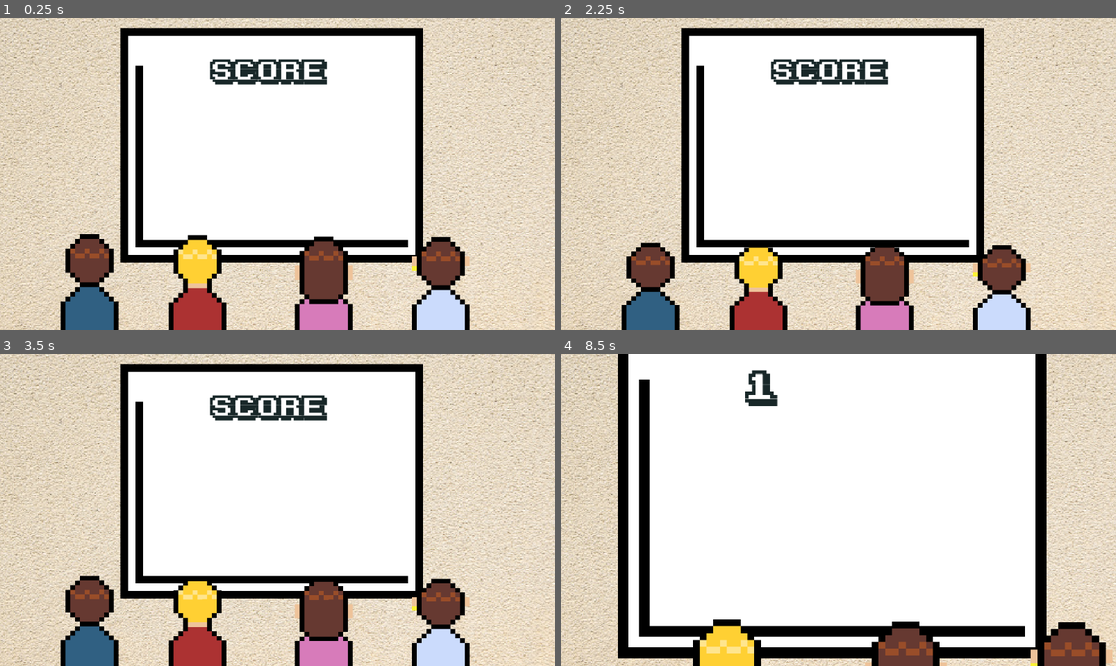
Above: before the commit, frames 1-4 (two rows, left to right).
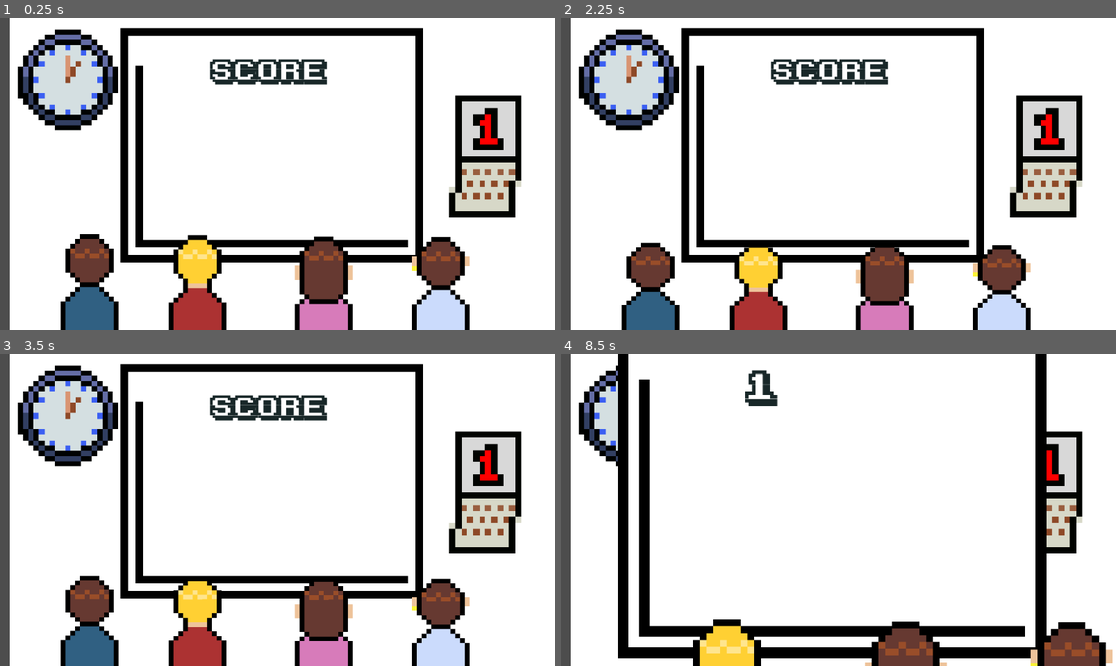
Above: after the commit, the same moments.

Repository: MartinLion1GDC/WarioWareICAN_ML_MD_KK
Game: Godot game, scene res://wario_ware_ican.tscn
Two runs of this game, one before a commit and one after it. Both use one fixed random seed, a clock stepped at 60 frames per second and the inputs below. This scene is started directly instead of the project's main scene.
Inputs:
- Up to frame 1 (0.25 s): no input
- Up to frame 2 (2.25 s): tap Enter (ui_accept) at 0.5, 0.77, 1.52 s; hold D (pressright) 0.53-2.03 s; tap Space (PolicierTurnAround) at 0.6, 2.1 s; tap P (spawn) at 1.35 s; hold A (pressleft) from 2.03 s (still down)
- Up to frame 3 (3.5 s): release A (pressleft) at 2.78 s; hold D (pressright) from 2.78 s (still down); tap P (spawn) at 2.85 s; tap Enter (ui_accept) at 3.02 s
- Up to frame 4 (8.5 s): tap Space (PolicierTurnAround) every 1.5 s from 3.6 to 8.1 s; tap Enter (ui_accept) at 3.77, 4.52, 6.02, 6.77, 7.25, 7.52 s; release D (pressright) at 4.28 s; hold A (pressleft) 4.28-5.03 s; tap P (spawn) at 4.35, 5.85, 7.35 s; hold D (pressright) 5.03-5.78 s; hold A (pressleft) 5.78-7.28 s; hold D (pressright) from 7.28 s (still down)

The runs differ from the first frame. In frame 1, 49% of the frame differs, in the area x 0-100%, y 0-100%; in frame 2, 49%; in frame 3, 49%; in frame 4, 22%.

Commit message:
la scène de pizzyolo

Diff:
--- a/WariowareICAN/Jeux/pizza_yolocharacter.tscn
+++ b/WariowareICAN/Jeux/pizza_yolocharacter.tscn
@@ -1,11 +1,14 @@
-[gd_scene load_steps=24 format=3 uid="uid://b2tlxvih1jqyf"]
+[gd_scene load_steps=47 format=3 uid="uid://b2tlxvih1jqyf"]
 
 [ext_resource type="Script" path="res://Jeux/pizzayolocharacter.gd" id="1_feyxn"]
 [ext_resource type="Script" path="res://Jeux/pizza_yoloJeu.gd" id="1_nqa1h"]
-[ext_resource type="Texture2D" uid="uid://cb4xohr6s44ji" path="res://AnimationFolder/decord_pizzaiolo.png" id="2_rj1bn"]
 [ext_resource type="Texture2D" uid="uid://cx6l6ut07e0or" path="res://AnimationFolder/PizzaYolo/Pizzaiolo-Sheet.png" id="3_a8ymx"]
+[ext_resource type="Texture2D" uid="uid://sbwqt4b11x1c" path="res://décor.png" id="3_oxuyq"]
 [ext_resource type="Texture2D" uid="uid://cu7c2sf6vd5ae" path="res://AnimationFolder/PizzaYolo/Pizza-Sheet.png" id="4_jqn7e"]
 [ext_resource type="PackedScene" uid="uid://bqbac1ikd524p" path="res://texte.tscn" id="5_748ug"]
+[ext_resource type="Texture2D" uid="uid://dctrnuwn3ve23" path="res://AnimationFolder/PizzaYolo/LETTRE Q-Sheet.png" id="7_d7mu1"]
+[ext_resource type="Texture2D" uid="uid://c4wdw7ktr1h1n" path="res://AnimationFolder/PizzaYolo/LETTRE D-Sheet.png" id="8_kwn7p"]
+[ext_resource type="Texture2D" uid="uid://ddoi2rwijgbcu" path="res://AnimationFolder/comptoir.png" id="9_2l8m7"]
 
 [sub_resource type="AtlasTexture" id="AtlasTexture_kt2bp"]
 atlas = ExtResource("3_a8ymx")
@@ -99,14 +102,156 @@
 [sub_resource type="RectangleShape2D" id="RectangleShape2D_6rmol"]
 size = Vector2(1241, 29)
 
+[sub_resource type="AtlasTexture" id="AtlasTexture_0y6k6"]
+atlas = ExtResource("7_d7mu1")
+region = Rect2(0, 0, 48, 48)
+
+[sub_resource type="AtlasTexture" id="AtlasTexture_45cwb"]
+atlas = ExtResource("7_d7mu1")
+region = Rect2(48, 0, 48, 48)
+
+[sub_resource type="AtlasTexture" id="AtlasTexture_bgfnu"]
+atlas = ExtResource("7_d7mu1")
+region = Rect2(96, 0, 48, 48)
+
+[sub_resource type="AtlasTexture" id="AtlasTexture_76pxu"]
+atlas = ExtResource("7_d7mu1")
+region = Rect2(144, 0, 48, 48)
+
+[sub_resource type="AtlasTexture" id="AtlasTexture_x2i0n"]
+atlas = ExtResource("7_d7mu1")
+region = Rect2(192, 0, 48, 48)
+
+[sub_resource type="AtlasTexture" id="AtlasTexture_vrsc5"]
+atlas = ExtResource("7_d7mu1")
+region = Rect2(240, 0, 48, 48)
+
+[sub_resource type="AtlasTexture" id="AtlasTexture_6dvx1"]
+atlas = ExtResource("8_kwn7p")
+region = Rect2(0, 0, 48, 48)
+
+[sub_resource type="AtlasTexture" id="AtlasTexture_eh1qh"]
+atlas = ExtResource("8_kwn7p")
+region = Rect2(48, 0, 48, 48)
+
+[sub_resource type="AtlasTexture" id="AtlasTexture_e1l4k"]
+atlas = ExtResource("8_kwn7p")
+region = Rect2(96, 0, 48, 48)
+
+[sub_resource type="AtlasTexture" id="AtlasTexture_8uopn"]
+atlas = ExtResource("8_kwn7p")
+region = Rect2(144, 0, 48, 48)
+
+[sub_resource type="AtlasTexture" id="AtlasTexture_4sg2c"]
+atlas = ExtResource("8_kwn7p")
+region = Rect2(192, 0, 48, 48)
+
+[sub_resource type="AtlasTexture" id="AtlasTexture_wbmw8"]
+atlas = ExtResource("8_kwn7p")
+region = Rect2(240, 0, 48, 48)
+
+[sub_resource type="SpriteFrames" id="SpriteFrames_vnxp8"]
+animations = [{
+"frames": [{
+"duration": 1.0,
+"texture": SubResource("AtlasTexture_0y6k6")
+}, {
+"duration": 1.0,
+"texture": SubResource("AtlasTexture_45cwb")
+}, {
+"duration": 1.0,
+"texture": SubResource("AtlasTexture_bgfnu")
+}, {
+"duration": 1.0,
+"texture": SubResource("AtlasTexture_76pxu")
+}, {
+"duration": 1.0,
+"texture": SubResource("AtlasTexture_x2i0n")
+}, {
+"duration": 1.0,
+"texture": SubResource("AtlasTexture_vrsc5")
+}, {
+"duration": 1.0,
+"texture": SubResource("AtlasTexture_6dvx1")
+}, {
+"duration": 1.0,
+"texture": SubResource("AtlasTexture_eh1qh")
+}, {
+"duration": 1.0,
+"texture": SubResource("AtlasTexture_e1l4k")
+}, {
+"duration": 1.0,
+"texture": SubResource("AtlasTexture_8uopn")
+}, {
+"duration": 1.0,
+"texture": SubResource("AtlasTexture_4sg2c")
+}, {
+"duration": 1.0,
+"texture": SubResource("AtlasTexture_wbmw8")
+}],
+"loop": true,
+"name": &"default",
+"speed": 5.0
+}]
+
+[sub_resource type="AtlasTexture" id="AtlasTexture_aprt8"]
+atlas = ExtResource("8_kwn7p")
+region = Rect2(0, 0, 48, 48)
+
+[sub_resource type="AtlasTexture" id="AtlasTexture_48k45"]
+atlas = ExtResource("8_kwn7p")
+region = Rect2(48, 0, 48, 48)
+
+[sub_resource type="AtlasTexture" id="AtlasTexture_o5370"]
+atlas = ExtResource("8_kwn7p")
+region = Rect2(96, 0, 48, 48)
+
+[sub_resource type="AtlasTexture" id="AtlasTexture_fgcu0"]
+atlas = ExtResource("8_kwn7p")
+region = Rect2(144, 0, 48, 48)
+
+[sub_resource type="AtlasTexture" id="AtlasTexture_0vxsi"]
+atlas = ExtResource("8_kwn7p")
+region = Rect2(192, 0, 48, 48)
+
+[sub_resource type="AtlasTexture" id="AtlasTexture_cq146"]
+atlas = ExtResource("8_kwn7p")
+region = Rect2(240, 0, 48, 48)
+
+[sub_resource type="SpriteFrames" id="SpriteFrames_xjyqm"]
+animations = [{
+"frames": [{
+"duration": 1.0,
+"texture": SubResource("AtlasTexture_aprt8")
+}, {
+"duration": 1.0,
+"texture": SubResource("AtlasTexture_48k45")
+}, {
+"duration": 1.0,
+"texture": SubResource("AtlasTexture_o5370")
+}, {
+"duration": 1.0,
+"texture": SubResource("AtlasTexture_fgcu0")
+}, {
+"duration": 1.0,
+"texture": SubResource("AtlasTexture_0vxsi")
+}, {
+"duration": 1.0,
+"texture": SubResource("AtlasTexture_cq146")
+}],
+"loop": true,
+"name": &"default",
+"speed": 5.0
+}]
+
 [node name="PizzaYolo" type="Node2D"]
 position = Vector2(547, -367)
 script = ExtResource("1_nqa1h")
 
-[node name="DecordPizzaiolo" type="Sprite2D" parent="."]
-position = Vector2(-530.743, 738)
-scale = Vector2(1.64425, 1.64425)
-texture = ExtResource("2_rj1bn")
+[node name="Décor" type="Sprite2D" parent="."]
+position = Vector2(-516, 613)
+scale = Vector2(1.59229, 1.59229)
+texture = ExtResource("3_oxuyq")
 
 [node name="CharacterBody2D" type="CharacterBody2D" parent="."]
 position = Vector2(-560.743, 735)
@@ -191,12 +336,11 @@
 [node name="TexteStartNode" parent="." instance=ExtResource("5_748ug")]
 
 [node name="Label" parent="TexteStartNode" index="0"]
-offset_left = -14.0
-offset_top = 174.0
-offset_right = 419.0
-offset_bottom = 369.0
-text = "Ne la Laisse
-pas Tomber"
+offset_left = -930.0
+offset_top = 252.0
+offset_right = -78.0
+offset_bottom = 447.0
+text = "Ne la Laisse pas Tomber"
 
 [node name="StaticBody2D" type="StaticBody2D" parent="."]
 
@@ -204,6 +348,25 @@
 position = Vector2(-514, 1274)
 shape = SubResource("RectangleShape2D_6rmol")
 
+[node name="Touche Q" type="AnimatedSprite2D" parent="."]
+position = Vector2(-861, 665)
+scale = Vector2(3.125, 3.125)
+sprite_frames = SubResource("SpriteFrames_vnxp8")
+autoplay = "default"
+frame_progress = 0.15697
+
+[node name="Comptoir" type="Sprite2D" parent="."]
+position = Vector2(-505, 801)
+scale = Vector2(1.95066, 1.23145)
+texture = ExtResource("9_2l8m7")
+
+[node name="Touche D" type="AnimatedSprite2D" parent="."]
+position = Vector2(-194, 648)
+scale = Vector2(2.93877, 2.93877)
+sprite_frames = SubResource("SpriteFrames_xjyqm")
+autoplay = "default"
+frame_progress = 0.615287
+
 [connection signal="body_entered" from="CharacterBody2D/mains" to="CharacterBody2D" method="_on_area_2d_body_entered"]
 [connection signal="timeout" from="CharacterBody2D/Timer" to="." method="_on_timer_timeout"]
 [connection signal="body_entered" from="LoseZone" to="CharacterBody2D" method="_on_lose_zone_body_entered"]
--- a/WariowareICAN/wario_ware_ican.tscn
+++ b/WariowareICAN/wario_ware_ican.tscn
@@ -1,9 +1,9 @@
 [gd_scene load_steps=87 format=3 uid="uid://cj7k4l16sbail"]
 
+[ext_resource type="Texture2D" uid="uid://dobk2ftd02mfu" path="res://AnimationFolder/décor principal.png" id="1_qfn7h"]
 [ext_resource type="Script" path="res://TransitionManager.gd" id="1_u5e1s"]
 [ext_resource type="FontFile" uid="uid://b6xy4o3njasux" path="res://ka1.ttf" id="2_gnbig"]
 [ext_resource type="Texture2D" uid="uid://bqoqkngeracfs" path="res://AnimationFolder/entrée.png" id="2_l252m"]
-[ext_resource type="Texture2D" uid="uid://bhxp3j0amn6mi" path="res://AnimationFolder/beige-plaster-wall-texture-background-picture-id513444928.png" id="3_78num"]
 [ext_resource type="Texture2D" uid="uid://duoocjdw0ub1h" path="res://AnimationFolder/loose-Sheet.png" id="3_inp21"]
 [ext_resource type="Texture2D" uid="uid://dlh5qb7dfhhvg" path="res://AnimationFolder/win-Sheet.png" id="4_f567k"]
 [ext_resource type="Texture2D" uid="uid://rx4um5oqtg6a" path="res://AnimationFolder/person-Sheet.png" id="5_rbrl8"]
@@ -655,6 +655,21 @@
 "values": [Vector2(1, 1), Vector2(1, 1), Vector2(1, 0.9), Vector2(1, 1)]
 }
 
+[sub_resource type="Animation" id="Animation_wniab"]
+resource_name = "Disappear"
+tracks/0/type = "value"
+tracks/0/imported = false
+tracks/0/enabled = true
+tracks/0/path = NodePath("..:position")
+tracks/0/interp = 1
+tracks/0/loop_wrap = true
+tracks/0/keys = {
+"times": PackedFloat32Array(0, 0.3),
+"transitions": PackedFloat32Array(1, 1),
+"update": 0,
+"values": [Vector2(104.75, 479), Vector2(104.75, 758)]
+}
+
 [sub_resource type="Animation" id="Animation_4b10t"]
 length = 0.001
 tracks/0/type = "value"
@@ -680,21 +695,6 @@
 "transitions": PackedFloat32Array(1),
 "update": 0,
 "values": [Vector2(1, 1)]
-}
-
-[sub_resource type="Animation" id="Animation_wniab"]
-resource_name = "Disappear"
-tracks/0/type = "value"
-tracks/0/imported = false
-tracks/0/enabled = true
-tracks/0/path = NodePath("..:position")
-tracks/0/interp = 1
-tracks/0/loop_wrap = true
-tracks/0/keys = {
-"times": PackedFloat32Array(0, 0.3),
-"transitions": PackedFloat32Array(1, 1),
-"update": 0,
-"values": [Vector2(104.75, 479), Vector2(104.75, 758)]
 }
 
 [sub_resource type="Animation" id="Animation_qr3h3"]
@@ -832,6 +832,33 @@
 "values": [Vector2(1, 1), Vector2(1, 1), Vector2(1, 0.9), Vector2(1, 1)]
 }
 
+[sub_resource type="Animation" id="Animation_ashio"]
+length = 0.001
+tracks/0/type = "value"
+tracks/0/imported = false
+tracks/0/enabled = true
+tracks/0/path = NodePath("..:position")
+tracks/0/interp = 1
+tracks/0/loop_wrap = true
+tracks/0/keys = {
+"times": PackedFloat32Array(0),
+"transitions": PackedFloat32Array(1),
+"update": 0,
+"values": [Vector2(347.75, 480)]
+}
+tracks/1/type = "value"
+tracks/1/imported = false
+tracks/1/enabled = true
+tracks/1/path = NodePath("..:scale")
+tracks/1/interp = 1
+tracks/1/loop_wrap = true
+tracks/1/keys = {
+"times": PackedFloat32Array(0),
+"transitions": PackedFloat32Array(1),
+"update": 0,
+"values": [Vector2(1, 1)]
+}
+
 [sub_resource type="Animation" id="Animation_2oqry"]
 resource_name = "disappear"
 tracks/0/type = "value"
@@ -845,33 +872,6 @@
 "transitions": PackedFloat32Array(1, 1),
 "update": 0,
 "values": [Vector2(347.75, 480), Vector2(347.75, 739)]
-}
-
-[sub_resource type="Animation" id="Animation_ashio"]
-length = 0.001
-tracks/0/type = "value"
-tracks/0/imported = false
-tracks/0/enabled = true
-tracks/0/path = NodePath("..:position")
-tracks/0/interp = 1
-tracks/0/loop_wrap = true
-tracks/0/keys = {
-"times": PackedFloat32Array(0),
-"transitions": PackedFloat32Array(1),
-"update": 0,
-"values": [Vector2(347.75, 480)]
-}
-tracks/1/type = "value"
-tracks/1/imported = false
-tracks/1/enabled = true
-tracks/1/path = NodePath("..:scale")
-tracks/1/interp = 1
-tracks/1/loop_wrap = true
-tracks/1/keys = {
-"times": PackedFloat32Array(0),
-"transitions": PackedFloat32Array(1),
-"update": 0,
-"values": [Vector2(1, 1)]
 }
 
 [sub_resource type="AnimationLibrary" id="AnimationLibrary_3n1ki"]
@@ -884,13 +884,13 @@
 [node name="WarioWareICAN" type="Node2D"]
 position = Vector2(565.25, 4)
 
+[node name="DécorPrincipal" type="Sprite2D" parent="."]
+position = Vector2(30.75, 371)
+scale = Vector2(1.54102, 1.54102)
+texture = ExtResource("1_qfn7h")
+
 [node name="Camera2D" type="Camera2D" parent="."]
 position = Vector2(8.75, 309)
-
-[node name="Beige-plaster-wall-texture-background-picture-id513444928" type="Sprite2D" parent="."]
-position = Vector2(2.75, 327)
-scale = Vector2(2.35116, 2.19838)
-texture = ExtResource("3_78num")
 
 [node name="TransitionManager" type="Node2D" parent="."]
 script = ExtResource("1_u5e1s")
Binary file added: WariowareICAN/AnimationFolder/PizzaYolo/LETTRE D-Sheet.png
Not shown, added: WariowareICAN/AnimationFolder/PizzaYolo/LETTRE D-Sheet.png.import
Binary file added: WariowareICAN/AnimationFolder/PizzaYolo/LETTRE Q-Sheet.png
Not shown, added: WariowareICAN/AnimationFolder/PizzaYolo/LETTRE Q-Sheet.png.import
Binary file added: WariowareICAN/AnimationFolder/PizzaYolo/pizzaiolo heureux.png
Not shown, added: WariowareICAN/AnimationFolder/PizzaYolo/pizzaiolo heureux.png.import
Binary file added: WariowareICAN/AnimationFolder/PizzaYolo/pizzaiolo triste.png
Not shown, added: WariowareICAN/AnimationFolder/PizzaYolo/pizzaiolo triste.png.import
Binary file removed: WariowareICAN/AnimationFolder/beige-plaster-wall-texture-background-picture-id513444928.png
Binary file added: WariowareICAN/AnimationFolder/comptoir.png
Not shown, changed: WariowareICAN/AnimationFolder/comptoir.png.import
Binary file removed: WariowareICAN/AnimationFolder/decord_pizzaiolo.png
(and 4 more such lines)
